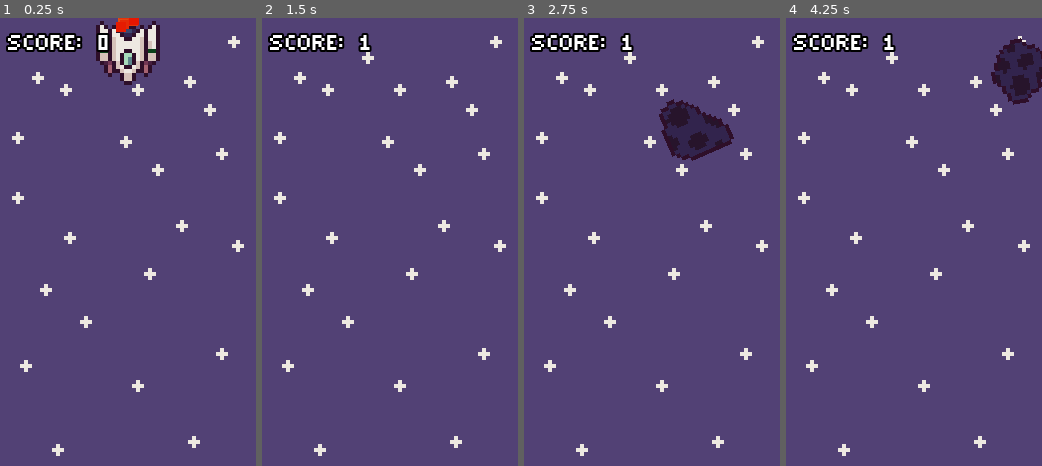
Above: before the commit, frames 1-4 (left to right).
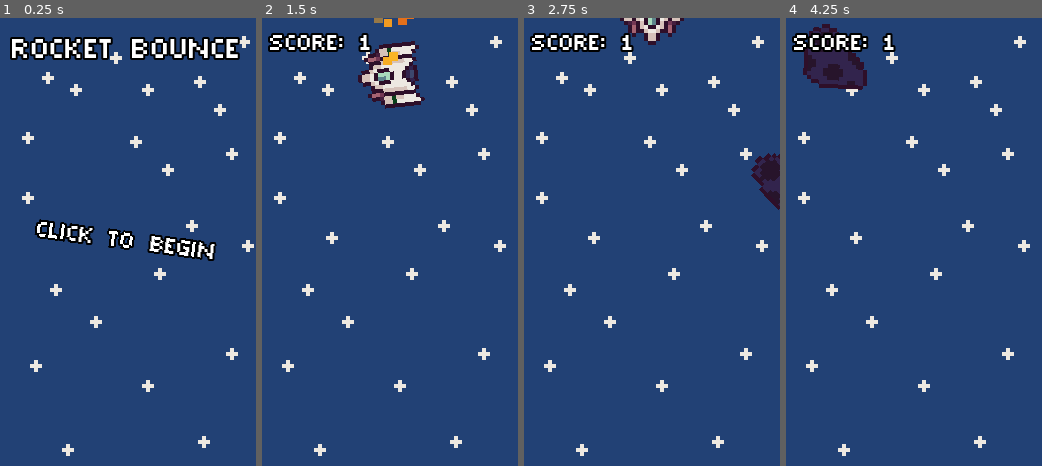
Above: after the commit, the same moments.

Repository: shadow-crafter/ROCKET-BOUNCE
Game: Godot game, scene res://scenes/gui/menu.tscn
Same seed, same stepped clock (60 frames per second), same inputs: the game is played once before the commit and once after it. Before the commit the project starts from res://scenes/game/game_scene.tscn.
Inputs (mouse positions are in pixels of both pictures, inside the frame that each line leads up to):
- Up to frame 1 (0.25 s): no input
- Up to frame 2 (1.5 s): tap Enter at 0.5 s; move the mouse to (446, 219) at 0.52 s; click (446, 219) at 0.6 s; move the mouse to (338, 264) at 1.27 s; click (338, 264) at 1.35 s
- Up to frame 3 (2.75 s): move the mouse to (677, 143) at 2.02 s; click (677, 143) at 2.1 s
- Up to frame 4 (4.25 s): move the mouse to (901, 331) at 2.77 s; click (901, 331) at 2.85 s; move the mouse to (990, 309) at 3.52 s; click (990, 309) at 3.6 s

The runs differ from the first frame. In frame 1, 99% of the frame differs, in the area x 0-100%, y 0-100%; in frame 2, 97%; in frame 3, 97%; in frame 4, 97%.

Commit message:
changed bg color

Diff:
--- a/project.godot
+++ b/project.godot
@@ -11,7 +11,7 @@
 [application]
 
 config/name="BUTTON ONE"
-run/main_scene="res://scenes/game/game_scene.tscn"
+run/main_scene="res://scenes/gui/menu.tscn"
 config/features=PackedStringArray("4.1", "GL Compatibility")
 config/icon="res://icon.svg"
 
--- a/scenes/game/asteroid_spawner.gd
+++ b/scenes/game/asteroid_spawner.gd
@@ -9,8 +9,7 @@
 @onready var plr: player = get_tree().get_first_node_in_group("Player")
 
 func _on_spawn_timer_timeout() -> void:
-	to_spawn = 1 + round(Score.score / 200)
-	print_debug(to_spawn)
+	to_spawn = 1 + round(Score.score / 200.0)
 
 	for i in range(to_spawn):
 		spawn_asteroid()
--- a/scenes/game/parallax.tscn
+++ b/scenes/game/parallax.tscn
@@ -1,6 +1,6 @@
 [gd_scene load_steps=2 format=3 uid="uid://d3e5242bkn2in"]
 
-[ext_resource type="Texture2D" uid="uid://nurd04bskrnv" path="res://assets/sprites/spaceBG.png" id="1_ekjnd"]
+[ext_resource type="Texture2D" uid="uid://lsvfsds17slj" path="res://assets/sprites/spaceBG2.png" id="1_rm12u"]
 
 [node name="Parallax" type="Node2D"]
 
@@ -11,7 +11,7 @@
 motion_mirroring = Vector2(0, 112)
 
 [node name="Sprite" type="Sprite2D" parent="ParallaxBackground/Stars"]
-texture = ExtResource("1_ekjnd")
+texture = ExtResource("1_rm12u")
 centered = false
 offset = Vector2(-32, 0)
 region_rect = Rect2(0, 0, 64, 112)
--- a/scenes/gui/hud.gd
+++ b/scenes/gui/hud.gd
@@ -1,4 +1,6 @@
 extends CanvasLayer
+
+var can_restart: bool = false
 
 @onready var score_label: Label = $Control/MarginContainer/ScoreLabel
 @onready var restart_vbox: VBoxContainer = $Control/MarginContainer/RestartVbox
@@ -8,9 +10,17 @@
 	Score.score_changed.connect(update_score_text)
 	Score.highscore_changed.connect(update_high_score)
 
+func _process(_delta: float) -> void:
+	if Input.is_action_just_pressed("THEBUTTON") and can_restart:
+		Score.score = 0
+		get_tree().reload_current_scene()
+
 func update_score_text(new_score: int):
 	score_label.text = "SCORE: " + str(new_score)
 
 func update_high_score(new_highscore: int):
 	restart_vbox.visible = true
 	highscore_label.text = "HIGHSCORE: " + str(new_highscore)
+
+	await get_tree().create_timer(1).timeout
+	can_restart = true
--- a/scenes/gui/hud.tscn
+++ b/scenes/gui/hud.tscn
@@ -1,7 +1,67 @@
-[gd_scene load_steps=3 format=3 uid="uid://cqqt7vm8oqa0p"]
+[gd_scene load_steps=6 format=3 uid="uid://cqqt7vm8oqa0p"]
 
 [ext_resource type="Script" path="res://scenes/gui/hud.gd" id="1_k16lx"]
 [ext_resource type="Theme" uid="uid://cqb5v4ysfrkvj" path="res://scenes/gui/main_theme.tres" id="1_ufebr"]
+
+[sub_resource type="Animation" id="Animation_e8rgi"]
+length = 0.001
+tracks/0/type = "value"
+tracks/0/imported = false
+tracks/0/enabled = true
+tracks/0/path = NodePath("Control/MarginContainer/RestartVbox:visible")
+tracks/0/interp = 1
+tracks/0/loop_wrap = true
+tracks/0/keys = {
+"times": PackedFloat32Array(0),
+"transitions": PackedFloat32Array(1),
+"update": 1,
+"values": [false]
+}
+tracks/1/type = "value"
+tracks/1/imported = false
+tracks/1/enabled = true
+tracks/1/path = NodePath("Control/MarginContainer/RestartVbox:modulate")
+tracks/1/interp = 1
+tracks/1/loop_wrap = true
+tracks/1/keys = {
+"times": PackedFloat32Array(0),
+"transitions": PackedFloat32Array(1),
+"update": 0,
+"values": [Color(1, 1, 1, 1)]
+}
+
+[sub_resource type="Animation" id="Animation_1x2gc"]
+resource_name = "show_restart_screen"
+tracks/0/type = "value"
+tracks/0/imported = false
+tracks/0/enabled = true
+tracks/0/path = NodePath("Control/MarginContainer/RestartVbox:visible")
+tracks/0/interp = 1
+tracks/0/loop_wrap = true
+tracks/0/keys = {
+"times": PackedFloat32Array(0),
+"transitions": PackedFloat32Array(1),
+"update": 1,
+"values": [true]
+}
+tracks/1/type = "value"
+tracks/1/imported = false
+tracks/1/enabled = true
+tracks/1/path = NodePath("Control/MarginContainer/RestartVbox:modulate")
+tracks/1/interp = 2
+tracks/1/loop_wrap = true
+tracks/1/keys = {
+"times": PackedFloat32Array(0, 1),
+"transitions": PackedFloat32Array(0.3, 0.3),
+"update": 0,
+"values": [Color(1, 1, 1, 0), Color(1, 1, 1, 1)]
+}
+
+[sub_resource type="AnimationLibrary" id="AnimationLibrary_kfijs"]
+_data = {
+"RESET": SubResource("Animation_e8rgi"),
+"show_restart_screen": SubResource("Animation_1x2gc")
+}
 
 [node name="HUD" type="CanvasLayer"]
 script = ExtResource("1_k16lx")
@@ -47,3 +107,8 @@
 text = "click to play again"
 horizontal_alignment = 1
 autowrap_mode = 2
+
+[node name="Animator" type="AnimationPlayer" parent="."]
+libraries = {
+"": SubResource("AnimationLibrary_kfijs")
+}
--- /dev/null
+++ b/scenes/gui/menu.gd
@@ -0,0 +1,9 @@
+extends Control
+
+@onready var parallax: ParallaxBackground = $ParallaxBackground
+
+func _process(delta: float) -> void:
+	parallax.scroll_offset += Vector2(50, 50) * delta
+
+	if Input.is_action_just_pressed("THEBUTTON"):
+		get_tree().change_scene_to_file("res://scenes/game/game_scene.tscn")
--- /dev/null
+++ b/scenes/gui/menu.tscn
@@ -0,0 +1,96 @@
+[gd_scene load_steps=7 format=3 uid="uid://d2qeux47t6x6i"]
+
+[ext_resource type="Theme" uid="uid://cqb5v4ysfrkvj" path="res://scenes/gui/main_theme.tres" id="1_n4pm6"]
+[ext_resource type="Script" path="res://scenes/gui/menu.gd" id="2_mk82f"]
+[ext_resource type="Texture2D" uid="uid://lsvfsds17slj" path="res://assets/sprites/spaceBG2.png" id="3_d466e"]
+
+[sub_resource type="Animation" id="Animation_nupqj"]
+length = 0.001
+tracks/0/type = "value"
+tracks/0/imported = false
+tracks/0/enabled = true
+tracks/0/path = NodePath("Play:rotation")
+tracks/0/interp = 1
+tracks/0/loop_wrap = true
+tracks/0/keys = {
+"times": PackedFloat32Array(0),
+"transitions": PackedFloat32Array(1),
+"update": 0,
+"values": [0.0]
+}
+
+[sub_resource type="Animation" id="Animation_8yuiu"]
+resource_name = "menu_movement"
+length = 2.0
+loop_mode = 1
+tracks/0/type = "value"
+tracks/0/imported = false
+tracks/0/enabled = true
+tracks/0/path = NodePath("Play:rotation")
+tracks/0/interp = 1
+tracks/0/loop_wrap = true
+tracks/0/keys = {
+"times": PackedFloat32Array(0, 0.5, 1, 1.5, 2),
+"transitions": PackedFloat32Array(1, 1, 1, 1, 1),
+"update": 0,
+"values": [0.0, 0.261799, 0.0, -0.261799, 0.0]
+}
+
+[sub_resource type="AnimationLibrary" id="AnimationLibrary_lv8be"]
+_data = {
+"RESET": SubResource("Animation_nupqj"),
+"menu_movement": SubResource("Animation_8yuiu")
+}
+
+[node name="Menu" type="Control"]
+layout_mode = 3
+anchors_preset = 15
+anchor_right = 1.0
+anchor_bottom = 1.0
+grow_horizontal = 2
+grow_vertical = 2
+theme = ExtResource("1_n4pm6")
+script = ExtResource("2_mk82f")
+
+[node name="ParallaxBackground" type="ParallaxBackground" parent="."]
+
+[node name="ParallaxLayer" type="ParallaxLayer" parent="ParallaxBackground"]
+motion_scale = Vector2(0.2, 0.2)
+motion_mirroring = Vector2(64, 112)
+
+[node name="Sprite" type="Sprite2D" parent="ParallaxBackground/ParallaxLayer"]
+texture = ExtResource("3_d466e")
+centered = false
+
+[node name="Title" type="Label" parent="."]
+layout_mode = 1
+anchors_preset = 10
+anchor_right = 1.0
+offset_bottom = 10.0
+grow_horizontal = 2
+theme_override_font_sizes/font_size = 15
+text = "ROCKET BOUNCE"
+horizontal_alignment = 1
+
+[node name="Play" type="Label" parent="."]
+layout_mode = 1
+anchors_preset = 8
+anchor_left = 0.5
+anchor_top = 0.5
+anchor_right = 0.5
+anchor_bottom = 0.5
+offset_left = -30.0
+offset_top = -6.5
+offset_right = 30.0
+offset_bottom = 6.5
+grow_horizontal = 2
+grow_vertical = 2
+pivot_offset = Vector2(30, 6)
+text = "CLICK TO BEGIN"
+horizontal_alignment = 1
+
+[node name="Animator" type="AnimationPlayer" parent="."]
+autoplay = "menu_movement"
+libraries = {
+"": SubResource("AnimationLibrary_lv8be")
+}
--- a/scenes/player/player.gd
+++ b/scenes/player/player.gd
@@ -20,9 +20,6 @@
 	if alive:
 		move_player(delta)
 		Score.update_score(round(position.y / 10))
-	elif Input.is_action_just_pressed("THEBUTTON"):
-		Score.score = 0
-		get_tree().reload_current_scene()
 
 func move_player(delta: float) -> void:
 	velocity.y = move_toward(velocity.y, TERMINAL_VEL, GRAVITY * delta)
Binary file added: assets/sprites/spaceBG2.png
Not shown, added: assets/sprites/spaceBG2.png.import
